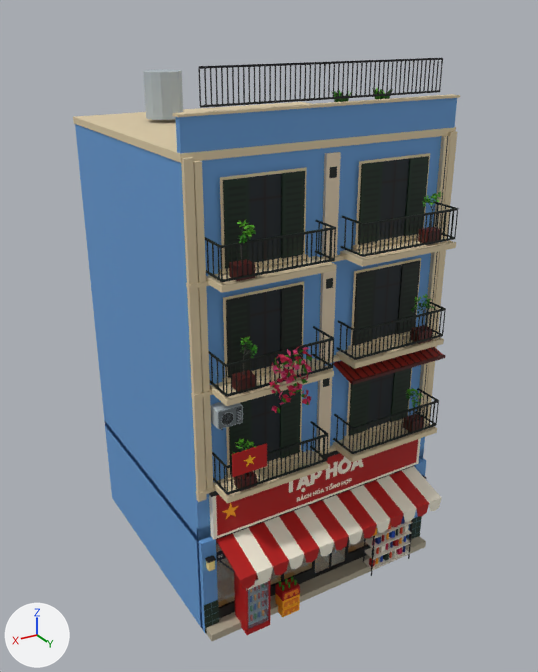
A saved change to the FBX model Assets/PhoViet/Art/Streets/PV_StreetShop03.fbx.
Rendered twice from a 50 mm lens placed at (11.3, 19.64, 16.97), pointed at (0.11, 0.99, 7.64). The lights are fixed; the arrows at lower left show +X, +Y and +Z. The older version comes first. Objects named as collision shapes, trigger or cutter boxes, shadow casters or lower levels of detail are left out. Where no turn or scale is listed for an object, it has been applied to the vertices. Vertices at exactly the same position are counted once.

Names of what the first picture shows: 'PV_StreetShop03_LOD0'.
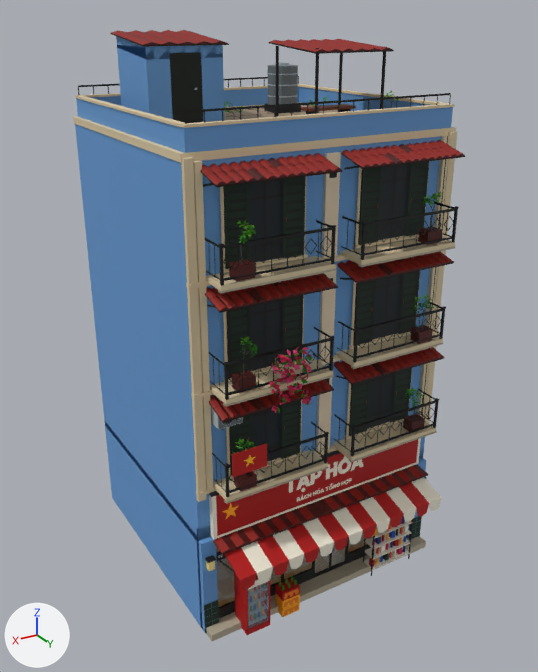
Where the change shows, as pixel boxes (x1, y1, x2, y2) in the pictures (538 x 672 px):
'PV_StreetShop03_LOD0', reshaped: before (73, 58, 460, 641); after (73, 30, 465, 641)
part 1 of me_pv_streetshop03_lod0, added: after (224, 365, 229, 400)
part 2 of me_pv_streetshop03_lod0, deleted: before (143, 58, 460, 492)
part 3 of me_pv_streetshop03_lod0, built on: before (176, 98, 459, 503); after (75, 30, 465, 554)
part 4 of me_pv_streetshop03_lod0, surface changed: after (221, 208, 458, 482)

What changed in the scene script:
```text
Change me_pv_streetshop03_lod0:
    used by ob_pv_streetshop03_lod0; location = (0.0, 0.0, 0.0)
    remove me_pv_streetshop03_lod0.from_pydata(...)  # 14892 vertices, 11101 faces; spans x -4.2..4.2, y -3.9..5.4, z 0.0..15.9
    add me_pv_streetshop03_lod0.from_pydata(...)  # 16603 vertices, 11319 faces; spans x -4.2..4.2, y -3.9..5.4, z 0.0..16.6
    me_pv_streetshop03_lod0 part 1: the loose piece of 8 vertices spanning x -4.2..4.2, y -3.9..3.9, z 3.2..13.9 is copied, and the copy is scaled about its middle by (0.00778, 0.00833, 0.0897), then moved by (3.6, 4.8, 0.0); it spans x 3.6..3.7, y 4.8, z 8.1..9.1
    me_pv_streetshop03_lod0 part 2: 195 loose pieces with 1506 vertices, spanning x -4.2..4.2, y -2.0..4.9, z 5.2..15.9, are deleted
    me_pv_streetshop03_lod0 part 3: 168 vertices moved within x -3.7..3.7, y 3.8..4.9, z 5.2..12.9; 914 vertices removed from x -4.2..4.2, y 3.7..4.9, z 4.9..14.9; 4091 vertices added at x -4.1..4.1, y -3.9..4.9, z 3.1..16.6
    me_pv_streetshop03_lod0 part 4: 31 kept faces spanning x -3.8..3.7, y 4.7..4.8, z 5.2..12.1 get new texture (UV) coordinates
    other edits to the shape of me_pv_streetshop03_lod0 do not show in these pictures
```
